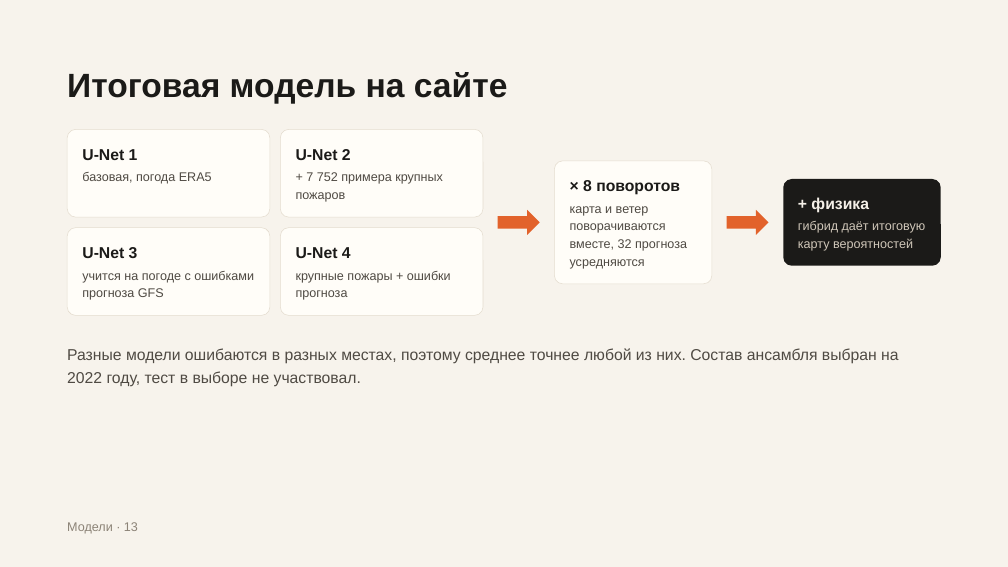
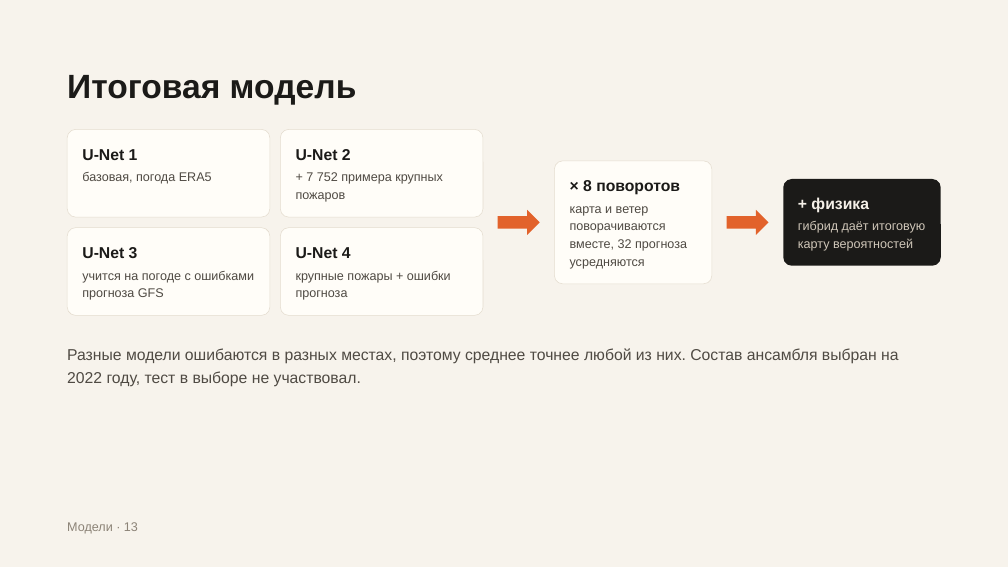
Before and after one commit to Bekabaev/fire_proj, a slide deck: slide 13 of presentation/presentation_editable.pptx. Drawn at 1008x567 pixels with LibreOffice and Linux fonts; fonts in the diff are those of the drawing. Boxes give left, top, right and bottom in pixels: in the first picture for what was removed or moved away, otherwise in the second. Text is boxed around its words. In the diff, an @@ line names an element or a change of style, - is before the commit and + after.

```diff
--- a/presentation/presentation_editable.pptx
+++ b/presentation/presentation_editable.pptx
@@ text at (67,75,357,105): text changed @@
-Итоговая модель на сайте
+Итоговая модель
```
Also in this commit, not shown: 6 other slides changed, 2 slides removed, 7 other files.
